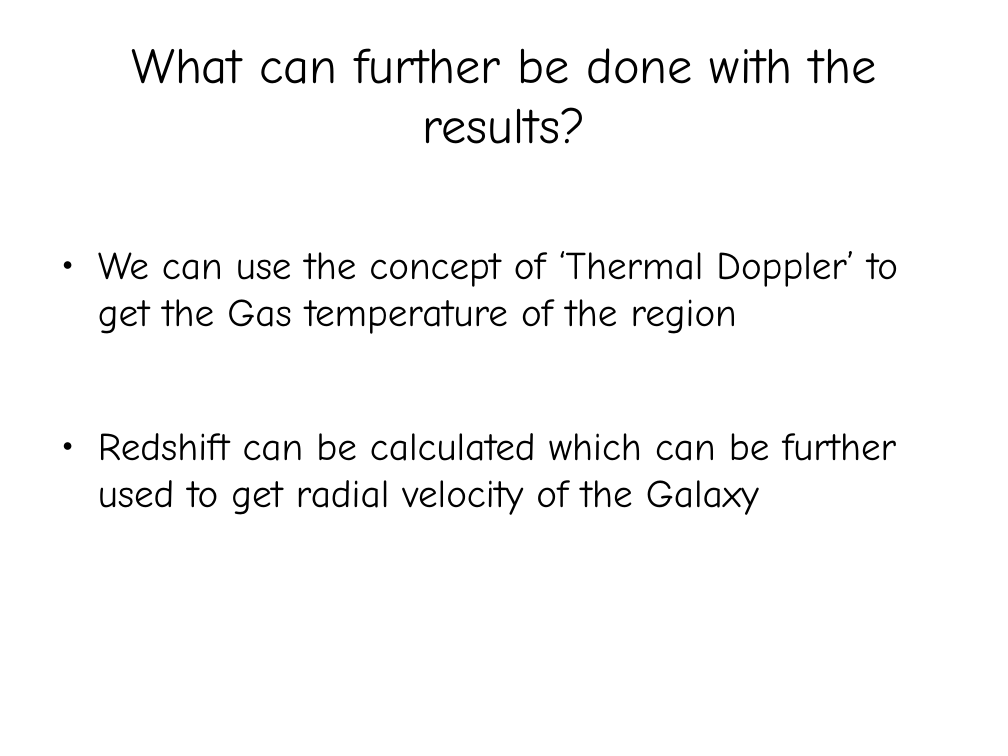
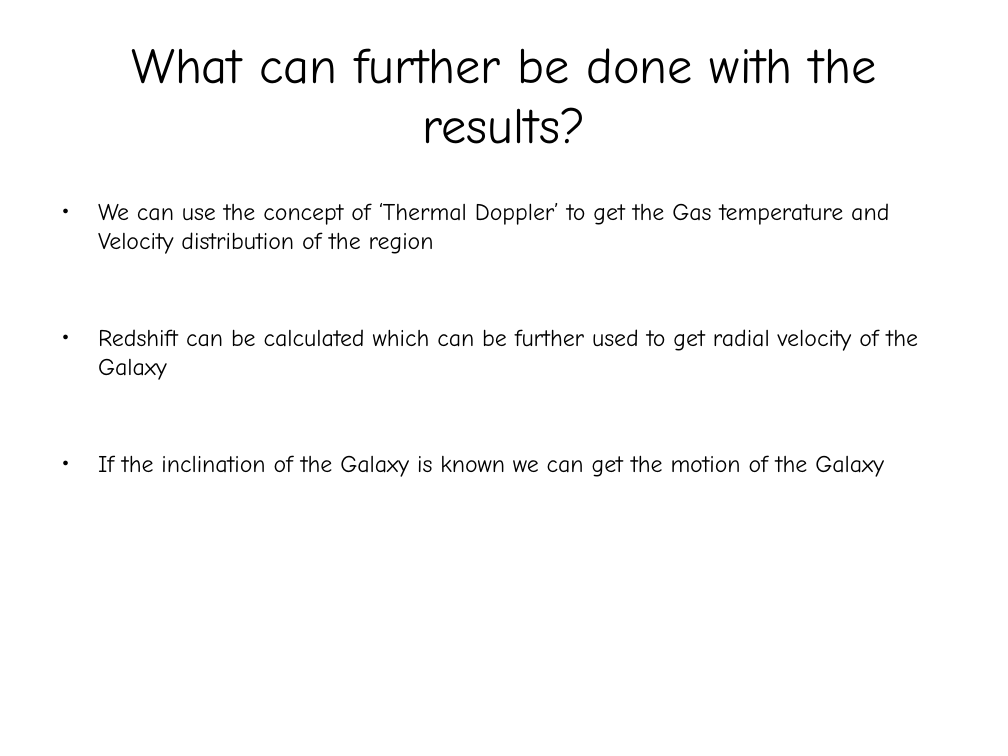
Before and after one commit to vaammpyy/M31-Spectra-Analysis, a slide deck: slide 37 of M31 Report.pptx (slide 36 before the commit). Drawn at 1008x756 pixels with LibreOffice and Linux fonts; fonts in the diff are those of the drawing. Boxes give left, top, right and bottom in pixels: in the first picture for what was removed or moved away, otherwise in the second. Text is boxed around its words. In the diff, an @@ line names an element or a change of style, - is before the commit and + after.

```diff
--- a/M31 Report.pptx
+++ b/M31 Report.pptx
@@ text "We can use the concept ...": place and size @@
-text "We can use the concept ..." at (98,251,898,515)
+text "We can use the concept ..." at (98,203,918,477)
@@ text at (98,203,889,254): text changed; size 28 to 17.1 pt @@
-● We can use the concept of ‘Thermal Doppler’ to get the Gas temperature of the region
+● We can use the concept of ‘Thermal Doppler’ to get the Gas temperature and Velocity distribution of the region
@@ text at (98,329,918,380): size 28 to 17.1 pt in "Redshift can be calculated which can be ..." @@
@@ text at (98,455,884,477): paragraph added @@
+● If the inclination of the Galaxy is known we can get the motion of the Galaxy
```
Also in this commit, not shown: 12 other slides changed, 1 slide added.
